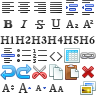
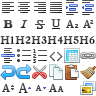
Before/after of a 96x96 layered artwork. What changed in the layer stack:
renamed "图层 23" to "图层 35", painted on it over [80, 66, 96, 79]
